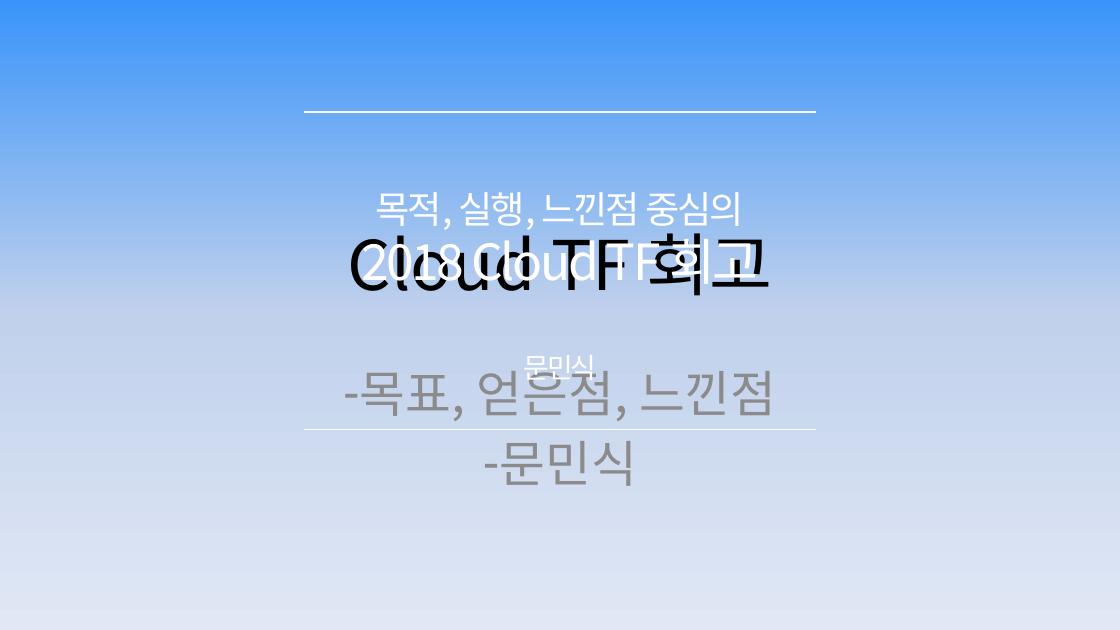
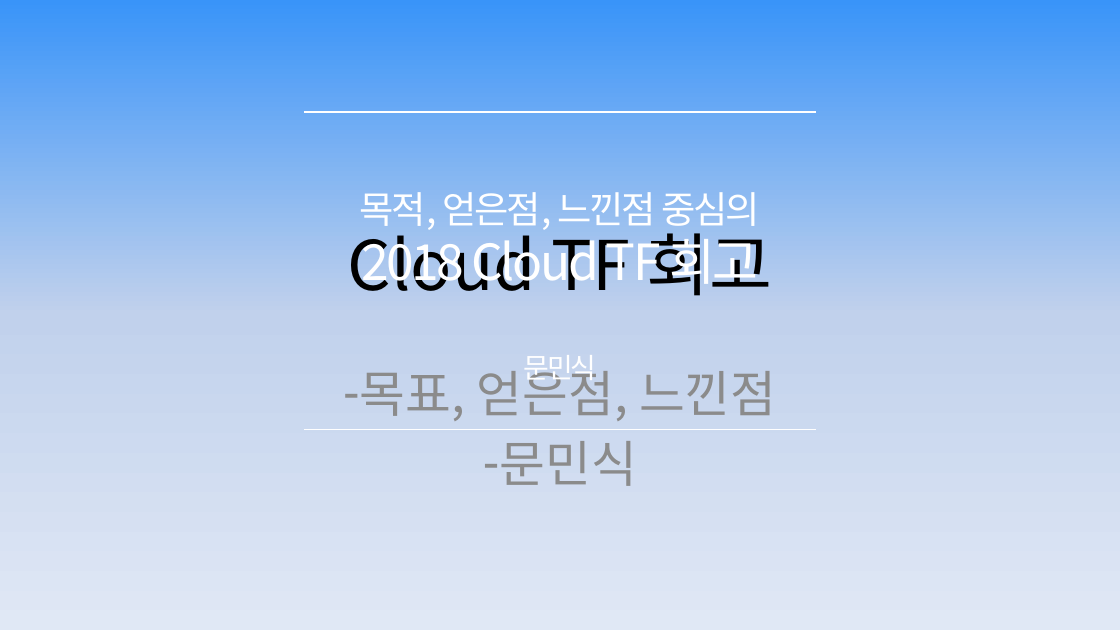
Before and after one commit to MinSikMoon/cloud-tf-ppt, a slide deck: slide 1 of Cloud TF 회고.pptx. Drawn at 1120x630 pixels with LibreOffice and Linux fonts; fonts in the diff are those of the drawing; background and template pictures are left out. Boxes give left, top, right and bottom in pixels: in the first picture for what was removed or moved away, otherwise in the second. Text is boxed around its words. In the diff, an @@ line names an element or a change of style, - is before the commit and + after.

```diff
--- a/Cloud TF 회고.pptx
+++ b/Cloud TF 회고.pptx
@@ text at (x1=360, y1=192, x2=760, y2=230): text changed @@
-목적, 실행, 느낀점 중심의
+목적, 얻은점, 느낀점 중심의
```
Also in this commit, not shown: 1 slide added.
